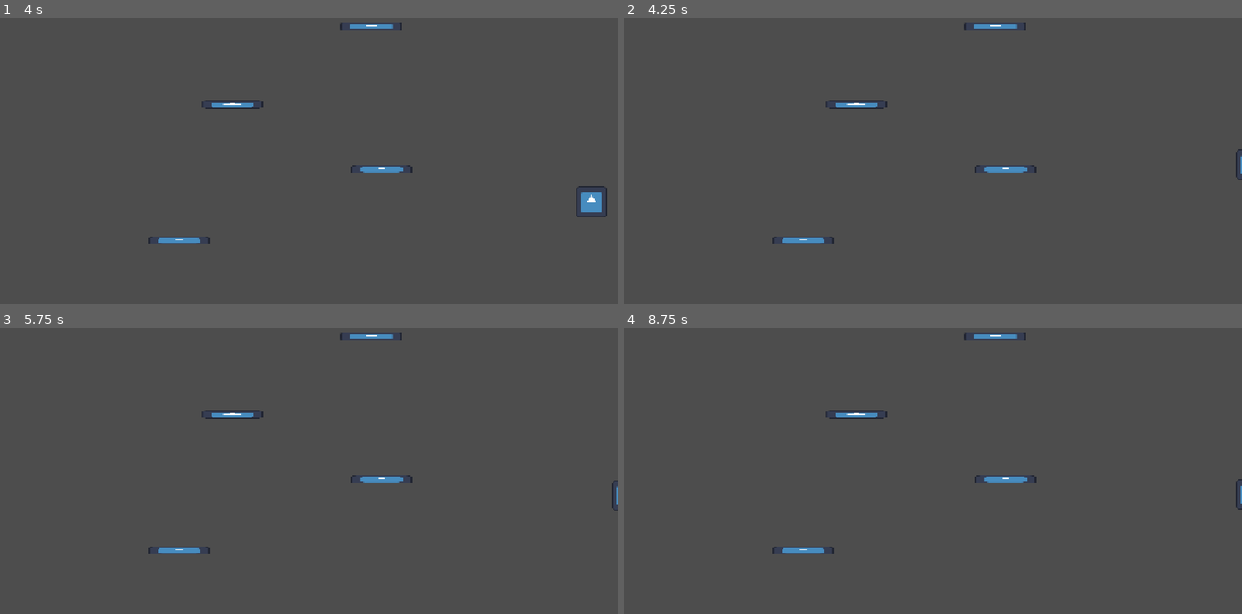
Above: before the commit, frames 1-4 (two rows, left to right).
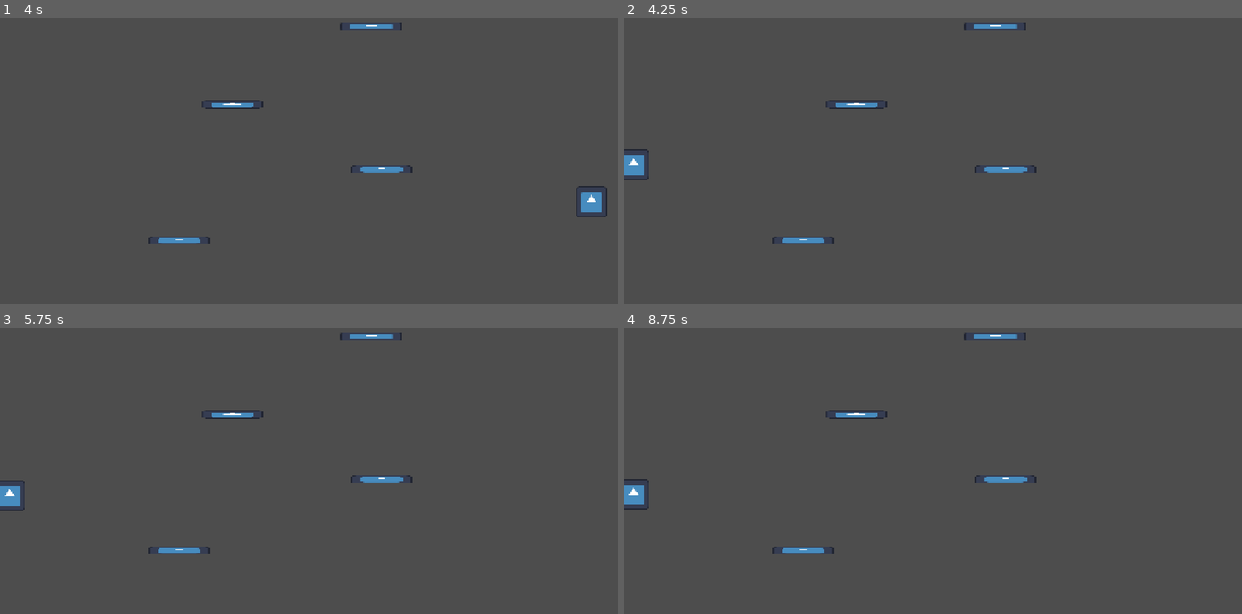
Above: after the commit, the same moments.

Repository: NikhilKshub/cave-game
Game: Godot game, scene res://scenes/game.tscn
Two runs of this game, one before a commit and one after it. Both use one fixed random seed, a clock stepped at 60 frames per second and the inputs below. The engine's default icon, where the game draws it, is replaced by a stand-in: a white triangle on a blue panel in a dark square.
Inputs:
- Up to frame 1 (4 s): hold Right (move_right) 0.53-2.03 s; hold Left (move_left) 2.03-2.78 s; hold Right (move_right) from 2.78 s (still down)
- Up to frame 2 (4.25 s): keep holding Right (move_right)
- Up to frame 3 (5.75 s): release Right (move_right) at 4.28 s; hold Left (move_left) 4.28-5.03 s; hold Right (move_right) from 5.03 s (still down)
- Up to frame 4 (8.75 s): release Right (move_right) at 5.78 s; hold Left (move_left) 5.78-7.28 s; hold Right (move_right) from 7.28 s (still down)

Frame 1 is identical in both runs. In frame 2, 0.3% of the frame differs, in the area x 0-100%, y 45-57%; in frame 3, 0.3%; in frame 4, 0.3%, in the area x 0-100%, y 52-64%.

Commit message:
more platform and camera

Diff:
--- a/scenes/game.tscn
+++ b/scenes/game.tscn
@@ -28,3 +28,18 @@
 
 [node name="platform4" parent="." unique_id=242888855 instance=ExtResource("2_yqjtg")]
 position = Vector2(769, 115)
+
+[node name="platform5" parent="." unique_id=1624942804 instance=ExtResource("2_yqjtg")]
+position = Vector2(600, -40)
+
+[node name="platform6" parent="." unique_id=293462032 instance=ExtResource("2_yqjtg")]
+position = Vector2(780, -190)
+
+[node name="platform7" parent="." unique_id=1795372276 instance=ExtResource("2_yqjtg")]
+position = Vector2(600, -340)
+
+[node name="platform8" parent="." unique_id=588777633 instance=ExtResource("2_yqjtg")]
+position = Vector2(780, -490)
+
+[node name="Camera2D" type="Camera2D" parent="." unique_id=1549542257]
+position = Vector2(640, 360)
--- a/scripts/player.gd
+++ b/scripts/player.gd
@@ -8,5 +8,6 @@
 	velocity.y += gravity * delta
 	velocity.x = Input.get_axis("move_left", "move_right") * steer_speed
 	move_and_slide()
+	position.x = wrapf(position.x, 0, 1280)
 	if is_on_floor():
 		velocity.y = -bounce_speed
